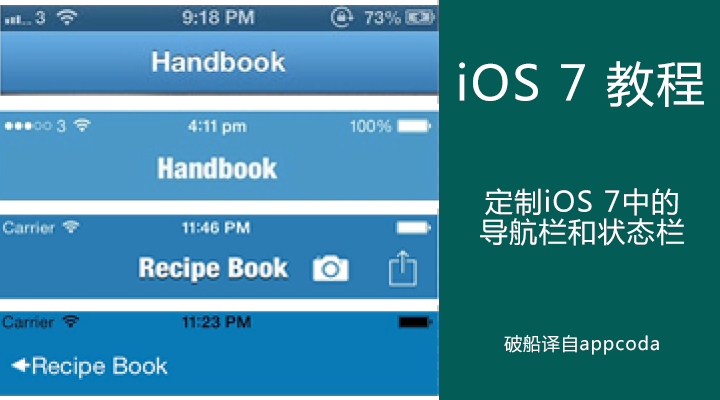
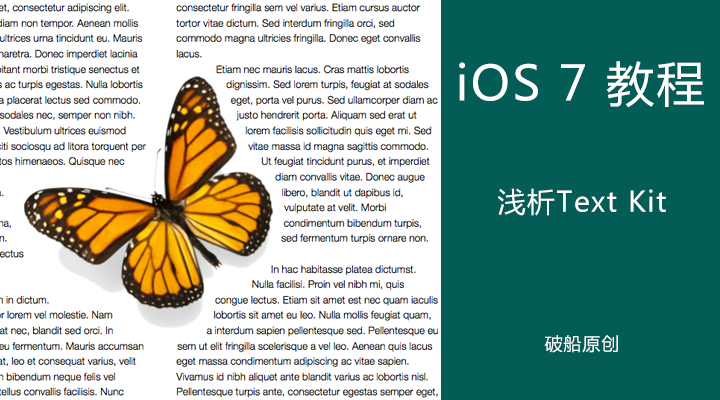
Layer changes from the first 720px x 400px image to the second:
added group "浅析Text Kit" (1st of 2) with 7 layers above "定制iOS 7中导航栏和状态栏" over 0, 0, 684, 400
added layer "图层 4" in group "浅析Text Kit" over 0, 0, 441, 400
added layer "图层 3" (1st of 2, in "浅析Text Kit") in group "浅析Text Kit" over 0, 0, 441, 400
added layer "破船原创" in group "浅析Text Kit" over 544, 335, 618, 353
added layer "浅析Text Kit" (2nd of 2, in "浅析Text Kit") in group "浅析Text Kit" over 497, 188, 666, 216
added layer "WhackAMole1" (1st of 4, in "浅析Text Kit") in group "浅析Text Kit" over 0, 0, 441, 400
added layer "图层 2" (1st of 4, in "浅析Text Kit") in group "浅析Text Kit" over 1, 0, 684, 400
hid group "定制iOS 7中导航栏和状态栏" (6 layers) over 0, 0, 684, 400
